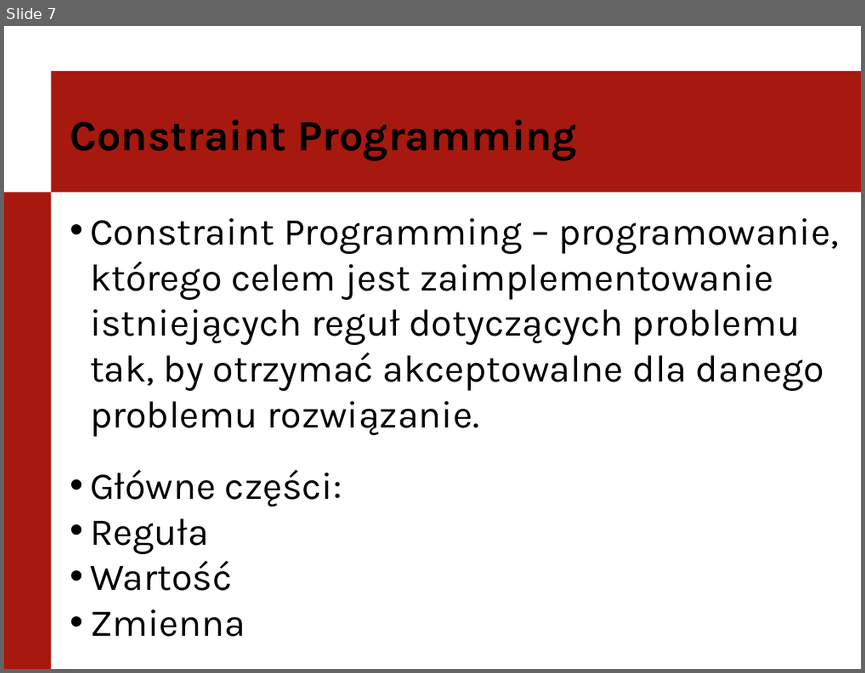
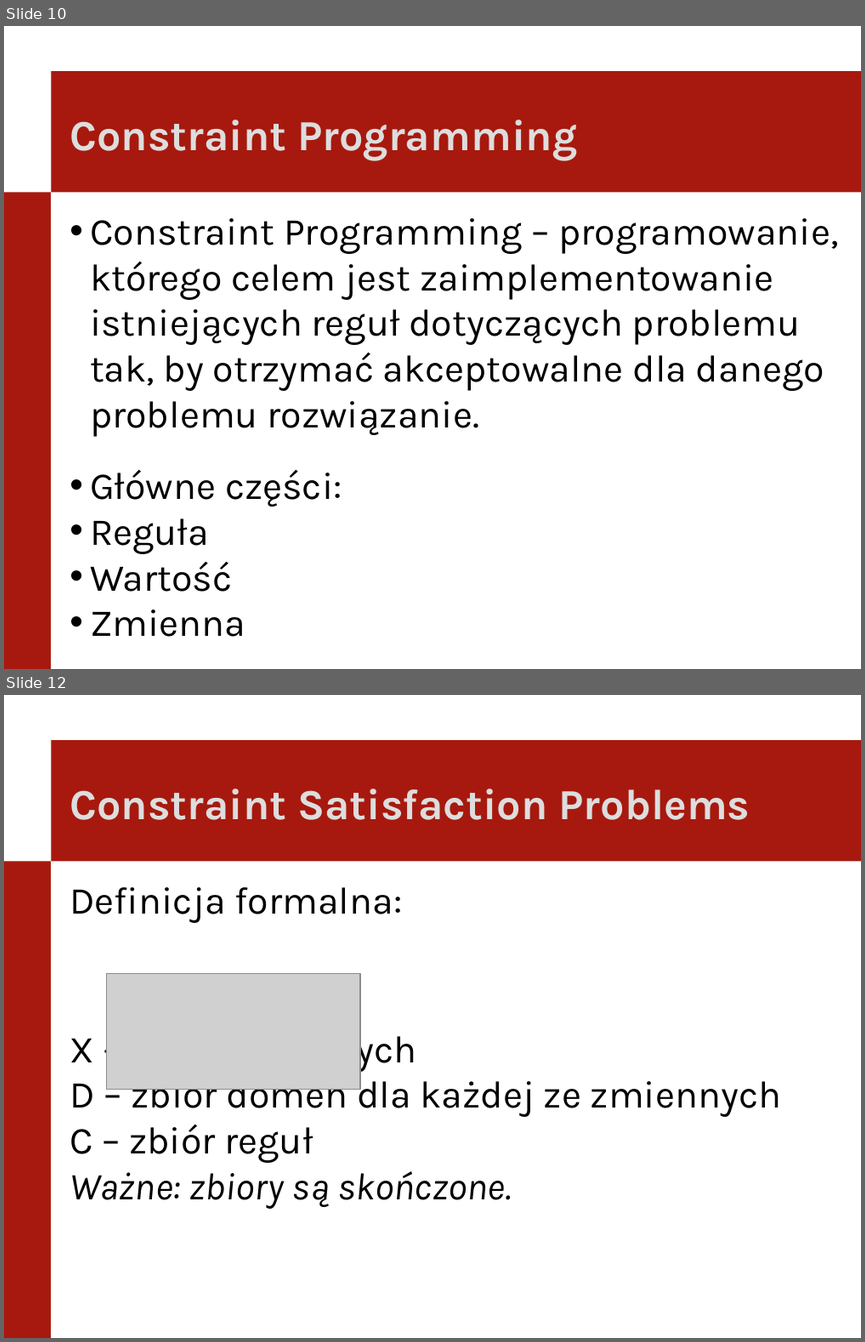
Before and after one commit to itomi/kakuro, a slide deck: Documentation/PierwszaPrezentacja.pptx. Shown one above the other, each under a label of ours: slide 7 before the commit, slides 10 and 12 after it; the slides between them are not shown. The pictures are 865x673 and 865x1342 pixels, drawn with LibreOffice and Linux fonts; fonts in the diff are those of the drawing; grey boxes stand for pictures; background and template pictures are left out. Boxes give left, top, right and bottom in pixels: in the first picture for what was removed or moved away, otherwise in the second. Text is boxed around its words. In the diff, an @@ line names an element or a change of style, - is before the commit and + after.

```diff
--- a/Documentation/PierwszaPrezentacja.pptx
+++ b/Documentation/PierwszaPrezentacja.pptx
@@ slide 12 added at box(4, 695, 861, 1338), background #FFFFFF; not listed: 2 template elements that a slide beside it also shows @@
@@ text added at box(69, 789, 750, 820), 36 pt, text #DDDDDD, bold @@
+Constraint Satisfaction Problems
@@ text added at box(69, 887, 782, 1208), 32 pt, text #000000 @@
+Definicja formalna:
+X – zbiór zmiennych
+D – zbiór domen dla każdej ze zmiennych
+C – zbiór reguł
+Ważne: zbiory są skończone.
@@ picture added at box(107, 974, 360, 1089) @@
@@ what was slide 7 is now slide 10 @@
@@ slide 10 changed as well @@
@@ text "Constraint Programming" at box(69, 120, 577, 161): text colour #000000 to #DDDDDD @@
```
Also in this commit, not shown: 8 other slides changed, 12 other slides added, 1 other file.
